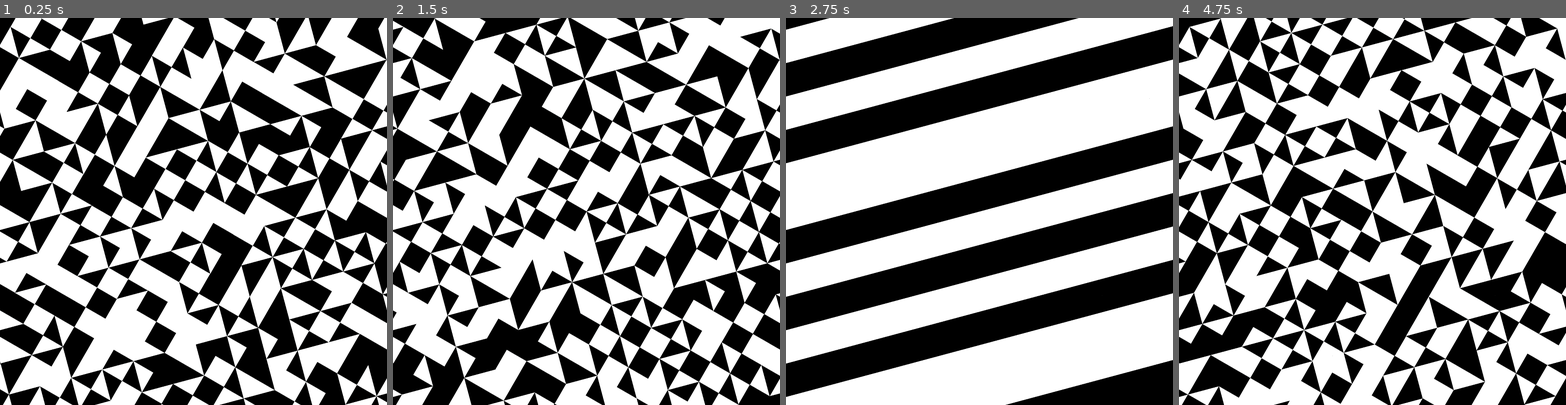
Above: before the commit, frames 1-4 (left to right).
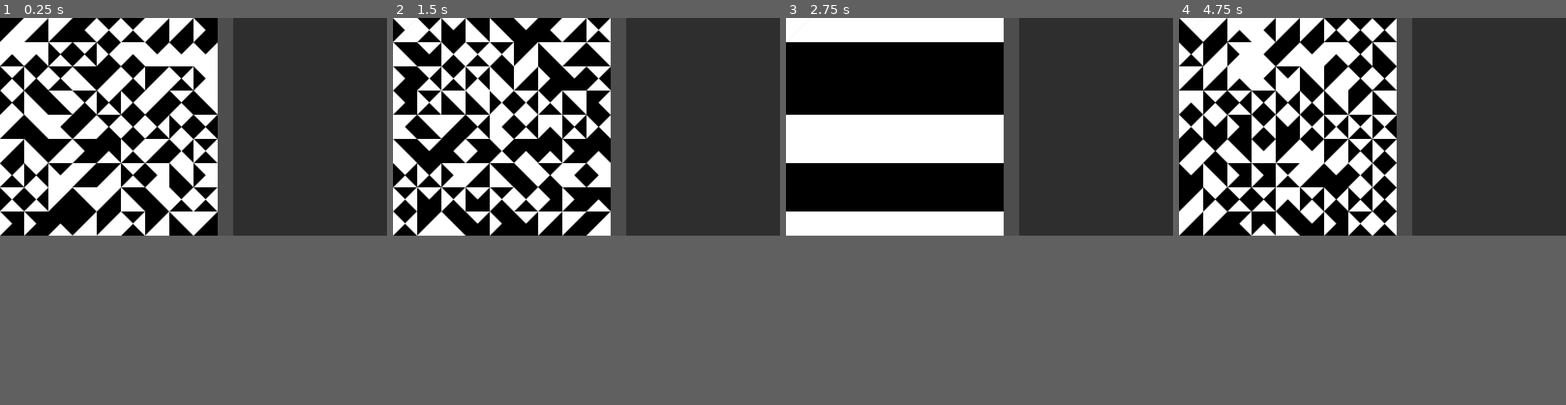
Above: after the commit, the same moments.

Repository: rio-raimundo/Sykora-painting-recreation
Game: Godot game, scene res://scenes/main-scene.tscn
The game is run twice, just before and just after one commit, with the same random seed, the same clock (stepped at 60 frames per second) and the same inputs. Before the commit the project starts from res://scenes/main.tscn.
Inputs (mouse positions are in pixels of both pictures, inside the frame that each line leads up to):
- Up to frame 1 (0.25 s): no input
- Up to frame 2 (1.5 s): tap Enter at 0.5 s; tap P at 0.6 s; click (586, 211) at 0.67 s; tap C at 0.8, 1.35 s; tap Space at 1.25 s; move the mouse to (423, 37) at 1.27 s; hold S from 1.28 s (still down); click (423, 37) at 1.42 s
- Up to frame 3 (2.75 s): tap R at 1.55, 2.1 s; tap Enter at 2 s; move the mouse to (847, 29) at 2.02 s; release S at 2.03 s; click (847, 29) at 2.17 s; tap H at 2.3 s
- Up to frame 4 (4.75 s): tap Space at 2.75, 4.25 s; move the mouse to (1271, 21) at 2.77 s; tap H at 2.85 s; click (1271, 21) at 2.92 s; tap P at 3.05, 3.6 s; tap Enter at 3.5 s; move the mouse to (1186, 76) at 3.52 s; hold S from 3.53 s (still down); click (1186, 76) at 3.67 s; tap C at 3.8, 4.35 s; move the mouse to (1217, 68) at 4.27 s; click (1217, 68) at 4.42 s; tap R at 4.55 s
In our replay, the window is 800x800 before the commit and 800x450 after it. These sizes can differ from the game's own. Grey fills any space a smaller window leaves; there, only what the larger window draws over its background counts as a difference.

The runs differ from the first frame. In frame 1, 62% of the frame differs, in the area x 0-100%, y 0-100%; in frame 2, 63%; in frame 3, 60%; in frame 4, 63%.

Commit message:
Everything loads using the new scene setup!

Diff:
--- a/project.godot
+++ b/project.godot
@@ -11,7 +11,7 @@
 [application]
 
 config/name="MAKK-recreation"
-run/main_scene="uid://d0pcaxf2op543"
+run/main_scene="uid://df21lel0ccd5t"
 config/features=PackedStringArray("4.4", "Forward Plus")
 config/icon="res://icon.svg"
 
@@ -28,10 +28,9 @@
 
 [display]
 
-window/size/viewport_width=1000
-window/size/viewport_height=1000
-window/stretch/mode="viewport"
-window/stretch/scale=0.5
+window/size/viewport_width=1600
+window/size/viewport_height=900
+window/stretch/mode="canvas_items"
 
 [dotnet]
 
--- /dev/null
+++ b/scenes/grid_handler.tscn
@@ -0,0 +1,13 @@
+[gd_scene load_steps=3 format=3 uid="uid://dpsrkja6epky2"]
+
+[ext_resource type="Script" uid="uid://caqbfqfqy5ojt" path="res://scripts/grid.gd" id="1_0gfhv"]
+[ext_resource type="PackedScene" uid="uid://cyjwv31o2mt27" path="res://scenes/grid_square.tscn" id="2_c85b1"]
+
+[node name="GridHandler" type="Node2D"]
+script = ExtResource("1_0gfhv")
+
+[node name="GridSquare" parent="." instance=ExtResource("2_c85b1")]
+visible = false
+
+[node name="Camera2D" type="Camera2D" parent="."]
+anchor_mode = 0
--- a/scenes/main.tscn
+++ b/scenes/main-old.tscn
@@ -3,9 +3,16 @@
 [ext_resource type="Script" uid="uid://caqbfqfqy5ojt" path="res://scripts/grid.gd" id="1_o5qli"]
 [ext_resource type="PackedScene" uid="uid://cyjwv31o2mt27" path="res://scenes/grid_square.tscn" id="2_0wfyh"]
 
-[node name="GridHandler" type="Node2D"]
+[node name="Node" type="Node"]
+
+[node name="Camera2D" type="Camera2D" parent="."]
+position = Vector2(15, 10)
+anchor_mode = 0
+
+[node name="GridHandler" type="Node2D" parent="."]
+position = Vector2(1000, 1000)
+rotation = -0.0122173
 script = ExtResource("1_o5qli")
 
-[node name="GridSquare" parent="." instance=ExtResource("2_0wfyh")]
-
-[node name="Camera2D" type="Camera2D" parent="."]
+[node name="GridSquare" parent="GridHandler" instance=ExtResource("2_0wfyh")]
+visible = false
--- /dev/null
+++ b/scenes/main-scene.tscn
@@ -0,0 +1,41 @@
+[gd_scene load_steps=2 format=3 uid="uid://df21lel0ccd5t"]
+
+[ext_resource type="PackedScene" uid="uid://dpsrkja6epky2" path="res://scenes/grid_handler.tscn" id="1_h2w21"]
+
+[node name="Control" type="Control"]
+layout_mode = 3
+anchors_preset = 15
+anchor_right = 1.0
+anchor_bottom = 1.0
+grow_horizontal = 2
+grow_vertical = 2
+
+[node name="MainLayout" type="HBoxContainer" parent="."]
+layout_mode = 1
+anchors_preset = 15
+anchor_right = 1.0
+anchor_bottom = 1.0
+grow_horizontal = 2
+grow_vertical = 2
+
+[node name="FrameHolder" type="PanelContainer" parent="MainLayout"]
+layout_mode = 2
+size_flags_horizontal = 3
+
+[node name="SubViewportContainer" type="SubViewportContainer" parent="MainLayout/FrameHolder"]
+layout_mode = 2
+stretch = true
+
+[node name="SubViewport" type="SubViewport" parent="MainLayout/FrameHolder/SubViewportContainer"]
+handle_input_locally = false
+physics_object_picking = true
+size = Vector2i(961, 900)
+size_2d_override_stretch = true
+render_target_update_mode = 4
+
+[node name="GridHandler" parent="MainLayout/FrameHolder/SubViewportContainer/SubViewport" instance=ExtResource("1_h2w21")]
+
+[node name="UIHolder" type="PanelContainer" parent="MainLayout"]
+layout_mode = 2
+size_flags_horizontal = 3
+size_flags_stretch_ratio = 0.66
--- a/scripts/general_helpers.gd
+++ b/scripts/general_helpers.gd
@@ -11,7 +11,8 @@
 	var rnd_guess = randf() * sum(probabilities)
 
 	for i in range(len(probabilities)):
-		if rnd_guess < probabilities[i]: return i
+		if rnd_guess < probabilities[i]:
+			return i
 		rnd_guess -= probabilities[i]
 
 func rotate_by(point: Vector2, angle: float, centre: Vector2 = Vector2(0,0)):
--- a/scripts/grid.gd
+++ b/scripts/grid.gd
@@ -2,8 +2,8 @@
 
 # --- INITIALISE VARIABLES ---
 # Manually declared variables
-const N_CELLS: int = 12
-const WORLD_ROTATION: float = -15
+var cell_size: float = 100							# length (height and width) of a single cell (px)
+const WORLD_ROTATION: float = 0
 const N_SEMICIRCLE_SEGMENTS: int = 64
 const P_IS_WHITE = 0.5  # probability that a given row's background color is white
 
@@ -15,38 +15,79 @@
 # Current available patterns can be found by querying PatternsList.PatternNames
 var pattern = PatternsList.Patterns[PatternsList.PatternNames.TRIANGLES1]
 
-# Calculated variables
-const EXTRA_DRAWN = max(1, N_CELLS/6) * 2		# How many 'offscreen' cells to draw because of the tilt angle. Defaults to 1/3, minimum of 2. Must be even.
-const N_DRAWN_CELLS: int = N_CELLS + EXTRA_DRAWN  # Total n drawn cells including offscreen cells
-var show_shapes: bool = true
-
 # Initialise variables
-var win_dim: Vector2		# dimensions of the window
-var grid_length: float		# length (height and width) of the square grid
-var cell_size: float		# length (height and width) of a single cell
-var centre_point: Vector2	# centre-point of the entire grid
-var grid_squares = []  		# array over all squares
+var viewport_size
+var show_shapes = true
+var cell_dim: Vector2 = Vector2(cell_size, cell_size)
+var n_cells: Vector2
+var grid_dimensions: Vector2
+var centre_point: Vector2
+var grid_squares = []
+
+# Handle varaible initialisations that require ready
+@onready var viewport: Viewport = get_viewport()
 
 # --- MAIN FUNCTIONS ---
 func _ready():
 	# Seed the random seed generator with a unique value
-	self.rotation_degrees = WORLD_ROTATION
 	randomize()
-	_update_viewport()  # this sets centre point and other screen related things
-
+
+	# We establish a signal to execute when the viewport size is changed.
+	viewport.size_changed.connect(_on_viewport_size_changed)
+	_on_viewport_size_changed()  # Handle drawing everything
+
+func _on_viewport_size_changed():
+	# Here we update variables
+	viewport_size = get_viewport().size
+	n_cells = ceil(viewport_size / cell_size)
+	grid_dimensions = n_cells * cell_size
+	centre_point = grid_dimensions/2
+
+	print('current viewport size = ', viewport_size)
+	_generate_all()
+
+func _on_grid_square_clicked(
+	id: Vector2i,
+	button_index
+):
+	var g = grid_squares[id[0]][id[1]]
+
+	# Left clicks cycle through patterns
+	if button_index == MOUSE_BUTTON_LEFT:
+		g.current_pattern_idx = (g.current_pattern_idx + 1) % len(pattern.textures)
+
+	# Right clicks cycle through the color of a line
+	# So we have to get all the squares in that line
+	elif button_index == MOUSE_BUTTON_RIGHT:
+		for square in grid_squares[id[0]]:
+			square.is_white = !square.is_white
+
+	# Scrolling handles the rotation
+	elif button_index == MOUSE_BUTTON_WHEEL_UP:
+		g.orientation = fmod(g.orientation + 90, 360)
+	elif button_index == MOUSE_BUTTON_WHEEL_DOWN:
+		g.orientation = fmod(g.orientation - 90, 360)
+
+	queue_redraw()
+
+func _generate_all():
+	_generate_grid_squares()
+	_generate_grid_square_attributes()
+	_generate_shapes()
+	queue_redraw()
+
+func _generate_grid_squares():
 	# Points are relative to (0, 0) so they are the same for all squares
-	var points = gen_square_points(Vector2(cell_size, cell_size))
+	var points = gen_square_points(cell_dim)
+	grid_squares = []
 
 	# Initialise grid_squares object
-	for row in range(N_DRAWN_CELLS):
+	for row in range(n_cells[0]):
 		grid_squares.append([])
-		for col in range(N_DRAWN_CELLS):
+		for col in range(n_cells[0]):
 			# Centre position never changes so we can initialise it
 			# We use this to calculate the size of the square
-			var position = Vector2(
-				(col)*cell_size + cell_size/2,
-				(row)*cell_size + cell_size/2
-			) - Vector2((cell_size*N_DRAWN_CELLS)/2, (cell_size*N_DRAWN_CELLS)/2)
+			var position = (Vector2(col+0.5, row+0.5))  * cell_size
 
 			# Initialise our grid square scene as a child and call the setup function
 			var instance = GridSquareScene.instantiate()
@@ -61,53 +102,25 @@
 			instance.square_clicked.connect(_on_grid_square_clicked)
 			grid_squares[row].append(instance)
 
-	# Generate the grid squares and semicircles and queue the first redraw of the scene
-	_generate_grid_squares()
-	_generate_shapes()
-	queue_redraw()
-
-func _on_grid_square_clicked(
-	id: Vector2i,
-	button_index
-):
-	var g = grid_squares[id[0]][id[1]]
-
-	# Left clicks cycle through patterns
-	if button_index == MOUSE_BUTTON_LEFT:
-		g.current_pattern_idx = (g.current_pattern_idx + 1) % len(pattern.textures)
-
-	# Right clicks cycle through the color of a line
-	# So we have to get all the squares in that line
-	elif button_index == MOUSE_BUTTON_RIGHT:
-		for square in grid_squares[id[0]]:
-			square.is_white = !square.is_white
-
-	# Scrolling handles the rotation
-	elif button_index == MOUSE_BUTTON_WHEEL_UP:
-		g.orientation = fmod(g.orientation + 90, 360)
-	elif button_index == MOUSE_BUTTON_WHEEL_DOWN:
-		g.orientation = fmod(g.orientation - 90, 360)
-
-	queue_redraw()
-
-func _generate_grid_squares(
+
+func _generate_grid_square_attributes(
 	gen_color: bool = true,
 	gen_initial_patterns: bool = true,
 	shapes_visible: bool = true,
 ):
-	for row in range(N_DRAWN_CELLS):
-		for col in range(N_DRAWN_CELLS):
+	for row in range(n_cells[0]):
+		for col in range(n_cells[1]):
 			grid_squares[row][col].shape_visible = shapes_visible
 
 	if gen_color:
-		for row in range(N_DRAWN_CELLS):
+		for row in range(n_cells[0]):
 			var is_white = randf() < P_IS_WHITE
-			for col in range(N_DRAWN_CELLS):
+			for col in range(n_cells[1]):
 				grid_squares[row][col].is_white = is_white
 
 	if gen_initial_patterns:
-		for row in range(N_DRAWN_CELLS):
-			for col in range(N_DRAWN_CELLS):
+		for row in range(n_cells[0]):
+			for col in range(n_cells[1]):
 				var grid_orientation = (int(randf()*4) * 90)
 				var initial_pattern_idx = h.weighted_random(pattern.initial_probabilities)
 				grid_squares[row][col].initial_pattern_idx = initial_pattern_idx
@@ -115,34 +128,29 @@
 
 func _generate_shapes():
 	# Draw all grid squares and patterns to the screen
-	for row in range(N_DRAWN_CELLS):
+	for row in range(n_cells[0]):
 		# Initialise counts array to keep track of pattern idxs in adjacent squares
 		var counts = []
 		counts.resize(len(pattern.textures))
 		counts.fill(0)
 
-		for col in range(N_DRAWN_CELLS):
+		# Start with the first pattern in the row
+		counts[grid_squares[row][0].initial_pattern_idx] += 1
+		for col in range(n_cells[1]):
+			# assert(false)
 			var g = grid_squares[row][col]
 
 			# --- GENERATE NEW PATTERN IDK ---
 			# The new pattern_name idx is determined by the three adjacent patterns in the row (x-1, x, x+1)
 			# Increment the counts by the next pattern_idx if not at end of row, and decrement by outdated one if not at start
-			if (col < N_DRAWN_CELLS - 1): counts[grid_squares[row][col+1].initial_pattern_idx] += 1
+			if (col < n_cells[1] - 1): counts[grid_squares[row][col+1].initial_pattern_idx] += 1
 			if (col > 1): counts[grid_squares[row][col-2].initial_pattern_idx] -= 1
 
 			# Update the current pattern_name idx of the grid square
 			g.set_pattern(h.weighted_random(counts))
 
-func _update_viewport():
-	# Update the viewport if it has changed on every redraw
-	var tmp_dim = get_viewport().get_visible_rect().size
-	if win_dim != tmp_dim:
-		win_dim = tmp_dim
-		grid_length = min(win_dim.x, win_dim.y)
-		cell_size = grid_length / N_CELLS
-
 func _draw():
-	_update_viewport()
+	pass
 
 # Handle inputs
 # TODO SHIFT THROUGH PATTERNS ON LEFT CLICK, ROTATE ON RIGHT CLICK, LOCK ON MIDDLE?
@@ -156,22 +164,22 @@
 
 		# If P, reset the circle generation WITH NEW PATTERN IDXs
 		if event.keycode == KEY_P and event.is_pressed() and not event.is_echo():
-			_generate_grid_squares(false, true)
+			_generate_grid_square_attributes(false, true)
 			_generate_shapes()
 
 		# If C, reset just the background colors
 		if event.keycode == KEY_C and event.is_pressed() and not event.is_echo():
-			_generate_grid_squares(true, false)
+			_generate_grid_square_attributes(true, false)
 
 		# If R, reset everything
 		if event.keycode == KEY_R and event.is_pressed() and not event.is_echo():
-			_generate_grid_squares(true, true)
+			_generate_grid_square_attributes(true, true)
 			_generate_shapes()
 
 		# If H, toggle hide/show circles
 		if event.keycode == KEY_H and event.is_pressed() and not event.is_echo():
 			show_shapes = !show_shapes
-			_generate_grid_squares(false, false, show_shapes)
+			_generate_grid_square_attributes(false, false, show_shapes)
 
 		# Redraw no matter what
 		queue_redraw()
